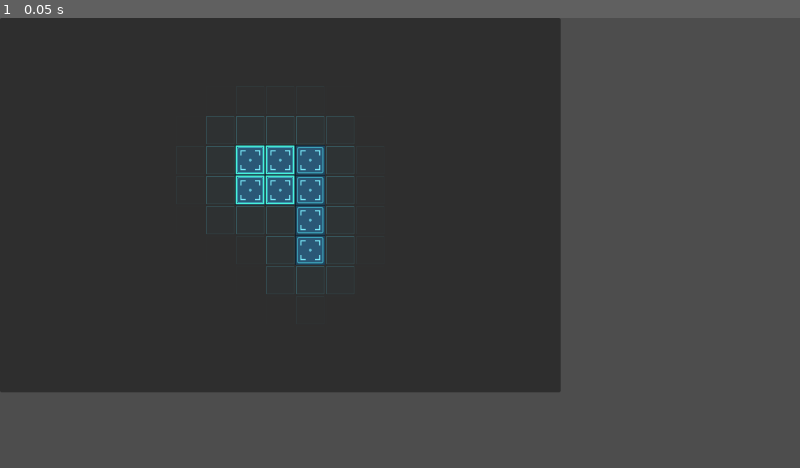
Above: before the commit, frame 1.
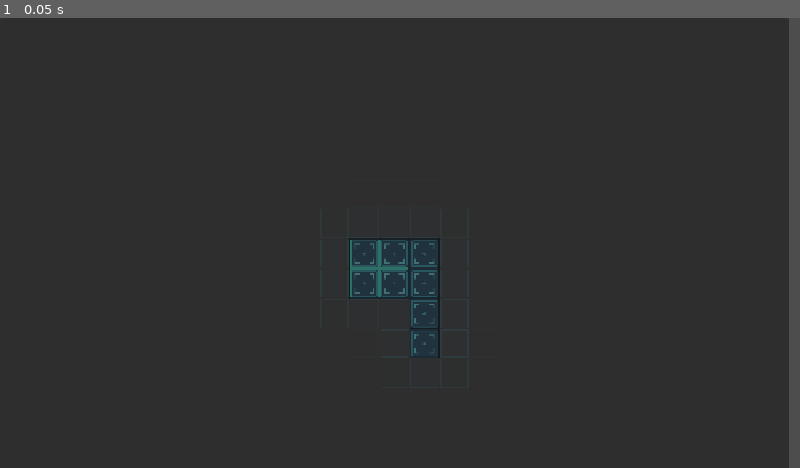
Above: after the commit, the same moment.

Repository: nekronomekron/cherenkov
Game: Godot game, scene res://src/core/scenes/main_game/main_game.tscn
The game is run twice, just before and just after one commit, with the same random seed, the same clock (stepped at 60 frames per second) and the same inputs. Before the commit the project starts from res://scenes/main/main.tscn.
Inputs:
- Up to frame 1 (0.05 s): no input

The runs differ from the first frame. In frame 1, 43% of the frame differs, in the area x 0-99%, y 0-100%.

Commit message:
Refactored Godot Project

Diff:
--- a/assets/modules/core_module.tres
+++ /dev/null
@@ -1,10 +0,0 @@
-[gd_resource type="Resource" script_class="ModuleResource" format=3 uid="uid://86x6y4t4wf28"]
-
-[ext_resource type="Script" uid="uid://fbfvu6ure44" path="res://assets/modules/module_resource.gd" id="1_s157s"]
-[ext_resource type="Texture2D" uid="uid://u10t3in6lh6a" path="res://assets/modules/textures/core_module.svg" id="2_nsxjq"]
-
-[resource]
-script = ExtResource("1_s157s")
-type_name = "core_module"
-texture = ExtResource("2_nsxjq")
-metadata/_custom_type_script = "uid://fbfvu6ure44"
--- a/project.godot
+++ b/project.godot
@@ -11,7 +11,7 @@
 [application]
 
 config/name="Cherenkov"
-run/main_scene="uid://c6au5hm751l38"
+run/main_scene="uid://cd8eoqjmwlv0t"
 config/features=PackedStringArray("4.6", "GL Compatibility")
 config/icon="res://icon.svg"
 
@@ -19,8 +19,8 @@
 
 window/size/viewport_width=1280
 window/size/viewport_height=720
-window/stretch/mode="viewport"
-window/stretch/scale_mode="integer"
+window/stretch/mode="canvas_items"
+window/stretch/aspect="expand"
 
 [physics]
 
--- a/scenes/main/main.gd
+++ /dev/null
@@ -1,8 +0,0 @@
-extends Node2D
-
-func _ready() -> void:
-	var player_ship = Ship.new()
-	player_ship.add_module("core_module", [Vector2i(0, 0), Vector2i(1, 0), Vector2i(0, 1), Vector2i(1, 1)], true)
-	player_ship.add_module("core_module", [Vector2i(2, 0), Vector2i(2, 1), Vector2i(2, 2), Vector2i(2, 3)], false)
-
-	%ShipBuilder.setup(player_ship)
--- a/scenes/main/main.tscn
+++ /dev/null
@@ -1,24 +0,0 @@
-[gd_scene format=3 uid="uid://c6au5hm751l38"]
-
-[ext_resource type="PackedScene" uid="uid://bksqgvr5a3rn6" path="res://ui/ship_builder/ship_builder.tscn" id="1_hyk8p"]
-[ext_resource type="Script" uid="uid://dotaq8jon4v0i" path="res://scenes/main/main.gd" id="1_iuonh"]
-
-[node name="Node2D" type="Node2D" unique_id=18019173]
-script = ExtResource("1_iuonh")
-
-[node name="CanvasLayer" type="CanvasLayer" parent="." unique_id=1064741667]
-
-[node name="Control" type="Control" parent="." unique_id=1013558846]
-layout_mode = 3
-anchors_preset = 0
-offset_right = 40.0
-offset_bottom = 40.0
-
-[node name="PanelContainer" type="PanelContainer" parent="Control" unique_id=1175430592]
-layout_mode = 0
-offset_right = 897.0
-offset_bottom = 599.0
-
-[node name="ShipBuilder" parent="Control/PanelContainer" unique_id=358436557 instance=ExtResource("1_hyk8p")]
-unique_name_in_owner = true
-layout_mode = 2
--- /dev/null
+++ b/src/core/scenes/main_game/main_game.gd
@@ -0,0 +1,50 @@
+class_name MainGame
+extends Node
+
+const SHIP_BUILDER: String = "uid://bksqgvr5a3rn6"
+
+@onready var levelRoot: Node2D = %LevelRoot
+
+var _current_screen: ScreenBase = null
+
+# Called when the node enters the scene tree for the first time.
+func _ready() -> void:
+	load_screen(SHIP_BUILDER)
+
+# Called every frame. 'delta' is the elapsed time since the previous frame.
+func _process(delta: float) -> void:
+	pass
+
+func _get_test_ship() -> Ship:
+	var ship = Ship.new()
+	ship.add_module("core_module", [Vector2i(0, 0), Vector2i(1, 0), Vector2i(0, 1), Vector2i(1, 1)], true)
+	ship.add_module("core_module", [Vector2i(2, 0), Vector2i(2, 1), Vector2i(2, 2), Vector2i(2, 3)], false)
+
+	return ship
+
+func load_screen(screen_uid: String) -> void:
+	_load_screen.call_deferred(screen_uid)
+
+func _load_screen(screen_uid: String) -> void:
+	if _current_screen != null:
+		_current_screen.queue_free()
+		_current_screen = null
+
+	await get_tree().process_frame
+
+	var new_screen_packed: PackedScene = ResourceLoader.load(screen_uid, "PackedScene")
+
+	if new_screen_packed == null:
+		push_error("Could not load screen as PackedScene: " + screen_uid)
+		return
+
+	_current_screen = new_screen_packed.instantiate() as ScreenBase
+	if _current_screen == null:
+		push_error("Loaded screen is not of type ScreenBase or does not exist")
+		return
+
+	levelRoot.add_child(_current_screen)
+
+	await get_tree().process_frame
+
+	_current_screen.setup(_get_test_ship())
--- /dev/null
+++ b/src/core/scenes/main_game/main_game.tscn
@@ -0,0 +1,13 @@
+[gd_scene format=3 uid="uid://cd8eoqjmwlv0t"]
+
+[ext_resource type="Script" uid="uid://gckm3qa22fyo" path="res://src/core/scenes/main_game/main_game.gd" id="1_fjgca"]
+
+[node name="MainGame" type="Node" unique_id=769294257]
+script = ExtResource("1_fjgca")
+
+[node name="Systems" type="Node" parent="." unique_id=769313989]
+
+[node name="World" type="Node2D" parent="." unique_id=1856945571]
+
+[node name="LevelRoot" type="Node2D" parent="World" unique_id=423245191]
+unique_name_in_owner = true
--- /dev/null
+++ b/src/core/screen_base.gd
@@ -0,0 +1,5 @@
+@abstract
+class_name ScreenBase
+extends Node2D
+
+@abstract func setup(ship: Ship) -> void
--- a/ui/ship_builder/ship_builder.gd
+++ b/src/gameplay/screens/ship_builder/ship_builder.gd
@@ -1,4 +1,4 @@
-extends Control
+extends ScreenBase
 
 @export_group("Ship Resources")
 @export var ship_modules: Array[ModuleResource] = []
@@ -80,11 +80,13 @@
 	return c.x >= 0 and c.y >= 0 and c.x < grid_cols and c.y < grid_rows
 
 func _ensure_view() -> void:
-	if _view_initialized or size.x <= 0.0:
+	var canvas: Control = %Canvas
+
+	if _view_initialized or canvas.size.x <= 0.0:
 		return
 	var bb := _modules_bbox()
 	var center_world := bb.position + bb.size / 2.0
-	pan = size / 2.0 - center_world * zoom
+	pan = canvas.size / 2.0 - center_world * zoom
 	_view_initialized = true
 
 func _compute_halo() -> Dictionary:
--- /dev/null
+++ b/src/gameplay/screens/ship_builder/ship_builder.tscn
@@ -0,0 +1,17 @@
+[gd_scene format=3 uid="uid://bksqgvr5a3rn6"]
+
+[ext_resource type="Script" uid="uid://b0421ofinh8d8" path="res://src/gameplay/screens/ship_builder/ship_builder.gd" id="1_8b3tn"]
+[ext_resource type="Script" uid="uid://fbfvu6ure44" path="res://src/gameplay/game_objects/ship/module_resource.gd" id="2_a06mv"]
+[ext_resource type="Resource" uid="uid://86x6y4t4wf28" path="res://src/resources/ship/modules/core_module.tres" id="3_r381k"]
+
+[node name="ShipBuilder" type="Node2D" unique_id=1761826666]
+script = ExtResource("1_8b3tn")
+ship_modules = Array[ExtResource("2_a06mv")]([ExtResource("3_r381k")])
+
+[node name="PanelContainer" type="PanelContainer" parent="." unique_id=532390568]
+offset_right = 1262.0
+offset_bottom = 898.0
+
+[node name="Canvas" type="Control" parent="PanelContainer" unique_id=1075462179]
+unique_name_in_owner = true
+layout_mode = 2
--- /dev/null
+++ b/src/resources/ship/modules/core_module.tres
@@ -0,0 +1,10 @@
+[gd_resource type="Resource" script_class="ModuleResource" format=3 uid="uid://86x6y4t4wf28"]
+
+[ext_resource type="Script" uid="uid://fbfvu6ure44" path="res://src/gameplay/game_objects/ship/module_resource.gd" id="1_s157s"]
+[ext_resource type="Texture2D" uid="uid://u10t3in6lh6a" path="res://assets/art/ship/modules/core_module.svg" id="2_nsxjq"]
+
+[resource]
+script = ExtResource("1_s157s")
+type_name = "core_module"
+texture = ExtResource("2_nsxjq")
+metadata/_custom_type_script = "uid://fbfvu6ure44"
--- a/ui/ship_builder/ship_builder.tscn
+++ /dev/null
@@ -1,13 +0,0 @@
-[gd_scene format=3 uid="uid://bksqgvr5a3rn6"]
-
-[ext_resource type="Script" uid="uid://b0421ofinh8d8" path="res://ui/ship_builder/ship_builder.gd" id="1_8b3tn"]
-[ext_resource type="Script" uid="uid://fbfvu6ure44" path="res://assets/modules/module_resource.gd" id="2_a06mv"]
-[ext_resource type="Resource" uid="uid://86x6y4t4wf28" path="res://assets/modules/core_module.tres" id="3_r381k"]
-
-[node name="ShipBuilder" type="Control" unique_id=358436557]
-layout_mode = 3
-anchors_preset = 0
-script = ExtResource("1_8b3tn")
-ship_modules = Array[ExtResource("2_a06mv")]([ExtResource("3_r381k")])
-
-[connection signal="resized" from="." to="." method="_on_resized"]
Renamed: assets/modules/textures/core_module.svg -> assets/art/ship/modules/core_module.svg
Not shown, changed: assets/art/ship/modules/core_module.svg.import
Not shown, removed: scenes/main/main.gd.uid
Not shown, added: src/core/scenes/main_game/main_game.gd.uid
Not shown, added: src/core/screen_base.gd.uid
Renamed: assets/modules/module_resource.gd -> src/gameplay/game_objects/ship/module_resource.gd
Renamed: assets/modules/module_resource.gd.uid -> src/gameplay/game_objects/ship/module_resource.gd.uid
Renamed: game/ship/ship.gd -> src/gameplay/game_objects/ship/ship.gd
Renamed: game/ship/ship.gd.uid -> src/gameplay/game_objects/ship/ship.gd.uid
Renamed: ui/ship_builder/ship_builder.gd.uid -> src/gameplay/screens/ship_builder/ship_builder.gd.uid
